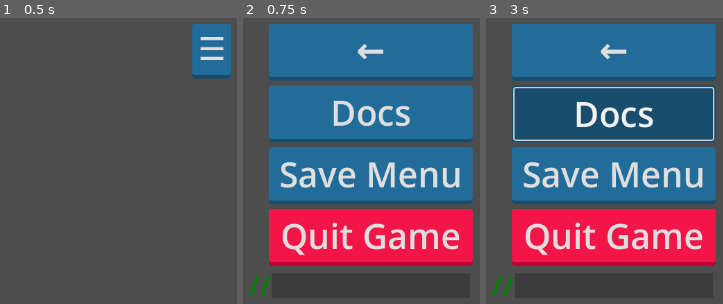
Above: before the commit, frames 1-3 (left to right).
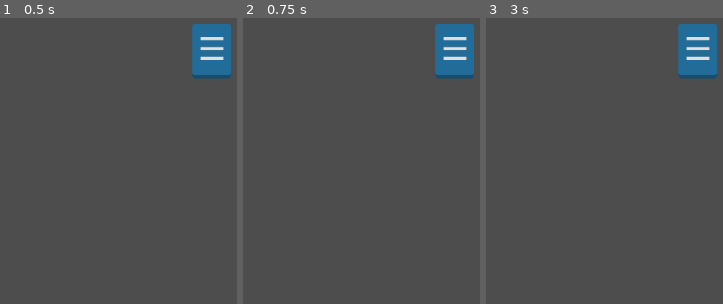
Above: after the commit, the same moments.

Repository: LPenney33/LFEG-RPG-Project
Game: Godot game, scene res://UI/Scenes/FullUI.tscn
Same seed, same stepped clock (60 frames per second), same inputs: the game is played once before the commit and once after it. The project has no main scene, so this scene is started directly.
Inputs (mouse positions are in pixels of both pictures, inside the frame that each line leads up to):
- Up to frame 1 (0.5 s): no input
- Up to frame 2 (0.75 s): click "☰" at 0.5 s
- Up to frame 3 (3 s): click (613, 52) at 1.25 s, where only the run before the commit has a clickable "←"; click "☰" at 2 s; click (613, 115) at 2.75 s, where only the run before the commit has a clickable "Docs"

Frame 1 is identical in both runs. In frame 2, 66% of the frame differs, in the area x 2-98%, y 2-98%; in frame 3, 66%.

Commit message:
Started Health UI
Imported assets and started working on making a health scene.

Diff:
--- a/UI/Scenes/FullUI.tscn
+++ b/UI/Scenes/FullUI.tscn
@@ -1,6 +1,7 @@
-[gd_scene load_steps=2 format=3 uid="uid://h58tuwv8p6k8"]
+[gd_scene load_steps=3 format=3 uid="uid://h58tuwv8p6k8"]
 
 [ext_resource type="PackedScene" uid="uid://nnxfs18u5meo" path="res://UI/Scenes/Menus.tscn" id="1_ri6pp"]
+[ext_resource type="PackedScene" uid="uid://b0dm5n8yyjlhx" path="res://UI/Scenes/Health.tscn" id="2_a45hr"]
 
 [node name="FullUI" type="Control"]
 layout_mode = 3
@@ -12,3 +13,6 @@
 
 [node name="MenusInstance" parent="." instance=ExtResource("1_ri6pp")]
 layout_mode = 1
+
+[node name="HealthSystem" parent="." instance=ExtResource("2_a45hr")]
+layout_mode = 1
--- a/UI/Scenes/Health.tscn
+++ b/UI/Scenes/Health.tscn
@@ -1,4 +1,7 @@
-[gd_scene format=3 uid="uid://b0dm5n8yyjlhx"]
+[gd_scene load_steps=3 format=3 uid="uid://b0dm5n8yyjlhx"]
+
+[ext_resource type="Texture2D" uid="uid://cxgr8s0na77ms" path="res://UI/Imports/healthbarUnder.png" id="1_byr5i"]
+[ext_resource type="Texture2D" uid="uid://dwfm3cqctbog4" path="res://UI/Imports/healthbarProgress.png" id="2_vb1r4"]
 
 [node name="HealthSystem" type="Control"]
 layout_mode = 3
@@ -8,15 +11,21 @@
 grow_horizontal = 2
 grow_vertical = 2
 
-[node name="Control" type="Control" parent="."]
+[node name="Health" type="Control" parent="."]
 anchors_preset = 0
 offset_left = 8.0
 offset_top = 368.0
 offset_right = 360.0
 offset_bottom = 648.0
 
-[node name="TextureProgressBar" type="TextureProgressBar" parent="Control"]
+[node name="TextureProgressBar" type="TextureProgressBar" parent="Health"]
+custom_minimum_size = Vector2(15, 0)
 layout_mode = 0
-offset_right = 688.0
-offset_bottom = 216.0
-value = 50.0
+offset_left = 8.0
+offset_top = 576.0
+offset_right = 72.0
+offset_bottom = 586.0
+scale = Vector2(7, 7)
+value = 100.0
+texture_under = ExtResource("1_byr5i")
+texture_progress = ExtResource("2_vb1r4")
Binary file added: UI/Imports/healthbarProgress.png
Not shown, added: UI/Imports/healthbarProgress.png.import
Binary file added: UI/Imports/healthbarUnder.png
Not shown, added: UI/Imports/healthbarUnder.png.import
